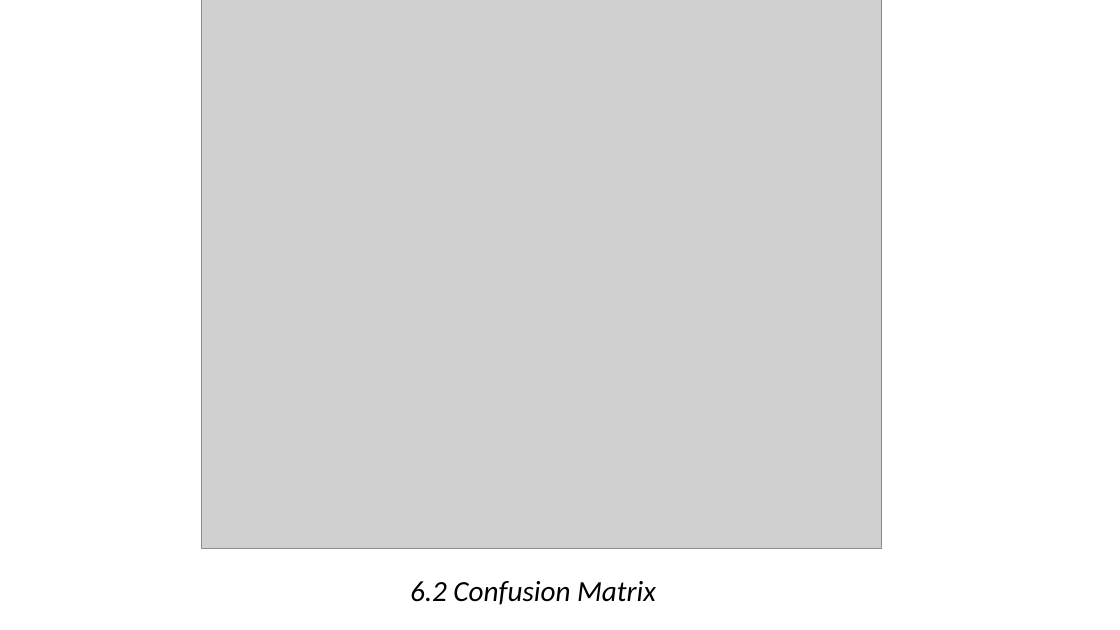
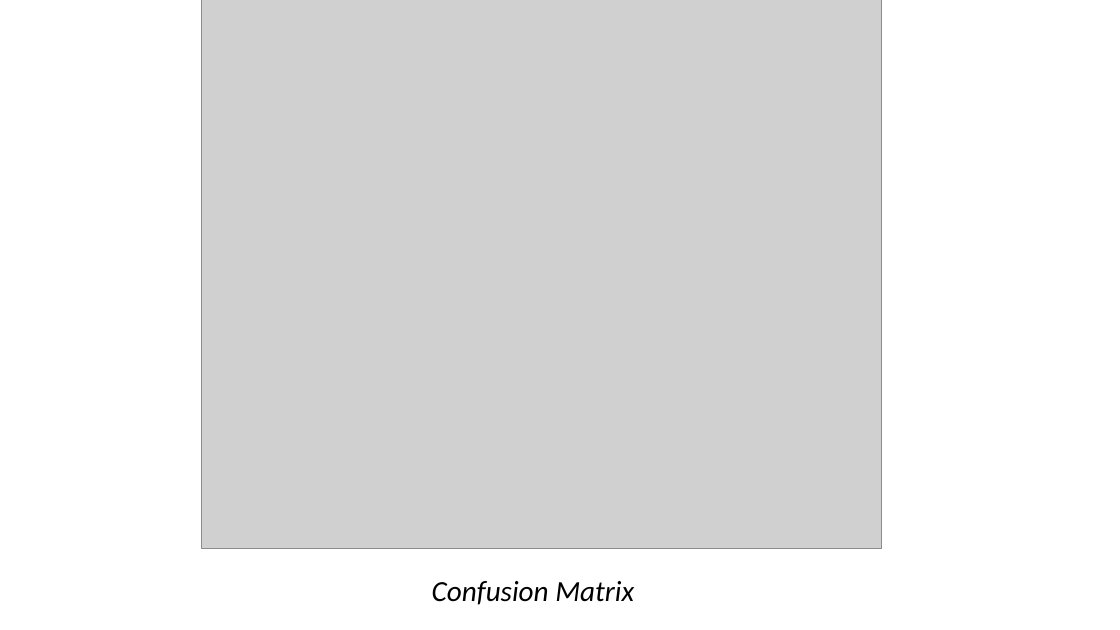
Before and after one commit to nghng/Emotion-Classification, a slide deck: slide 36 of Speech Emotion Recognition.pptx. Drawn at 1120x630 pixels with LibreOffice and Linux fonts; fonts in the diff are those of the drawing; grey boxes stand for pictures; background and template pictures are left out. Boxes give left, top, right and bottom in pixels: in the first picture for what was removed or moved away, otherwise in the second. Text is boxed around its words. In the diff, an @@ line names an element or a change of style, - is before the commit and + after.

```diff
--- a/Speech Emotion Recognition.pptx
+++ b/Speech Emotion Recognition.pptx
@@ title at (432, 581, 634, 605): text changed @@
-6.2 Confusion Matrix
+Confusion Matrix
```
Also in this commit, not shown: 3 other slides changed, 6 slides added, 5 other files.
